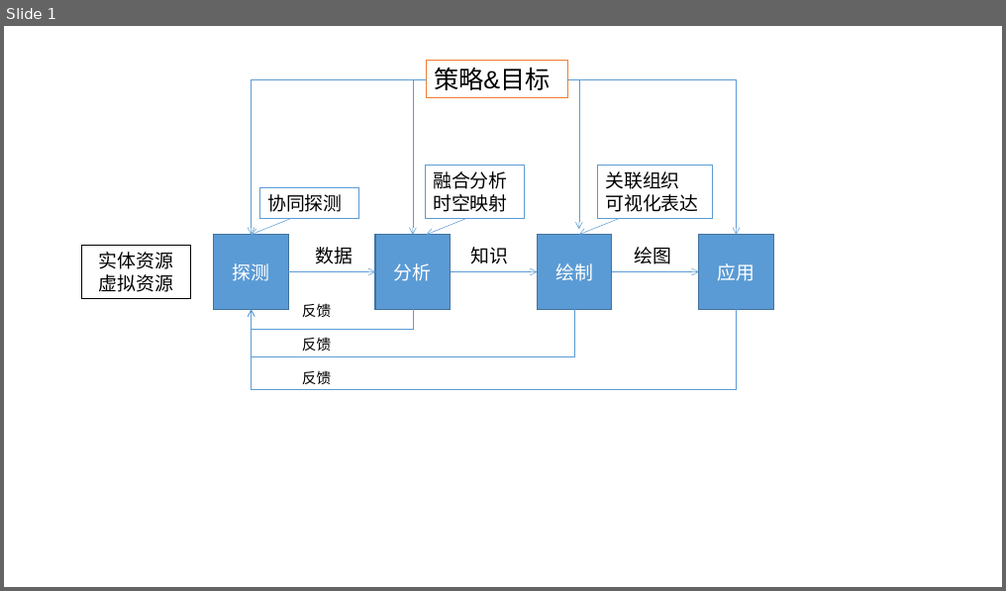
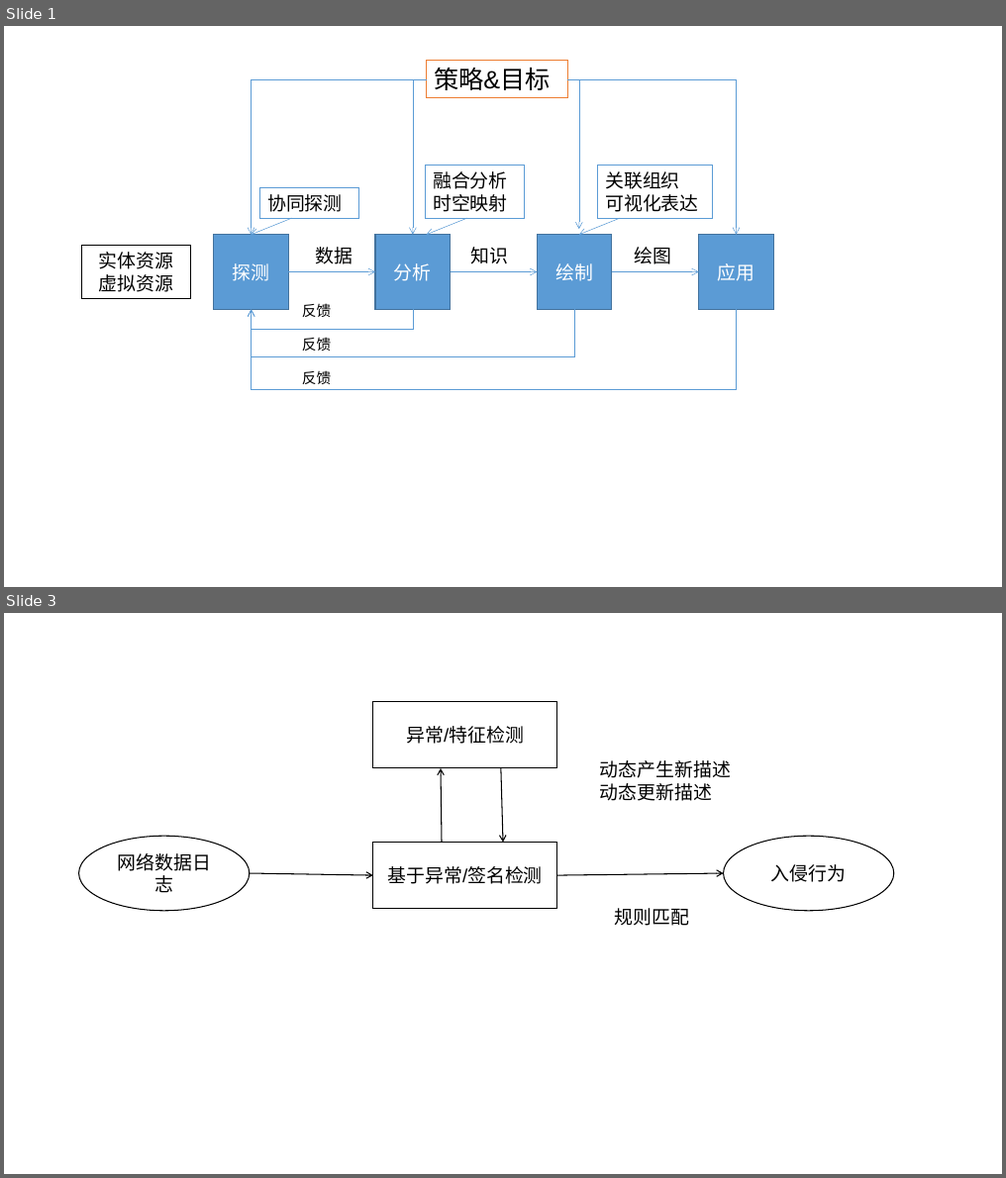
Before and after one commit to KATEhuang920909/AttackAndDefense, a slide deck: 反测绘/绘图相关.pptx. Shown one above the other, each under a label of ours: slide 1 before the commit, slides 1 and 3 after it; the slides between them are not shown. The pictures are 1006x591 and 1006x1178 pixels, drawn with LibreOffice and Linux fonts; fonts in the diff are those of the drawing. Boxes give left, top, right and bottom in pixels: in the first picture for what was removed or moved away, otherwise in the second. Text is boxed around its words. In the diff, an @@ line names an element or a change of style, - is before the commit and + after.

```diff
--- a/反测绘/绘图相关.pptx
+++ b/反测绘/绘图相关.pptx
@@ slide 3 added at (4, 613, 1002, 1174), background #FFFFFF @@
@@ rectangle added at (373, 702, 557, 768), fill #FFFFFF, outline #000000 1 pt, 18 pt, text #000000 @@
+异常/特征检测
@@ text added at (600, 761, 731, 801), 18 pt, text #000000 @@
+动态产生新描述
+动态更新描述
@@ arrow added from (442, 842) to (441, 768), #000000 1 pt @@
@@ arrow added from (501, 768) to (503, 842), #000000 1 pt @@
@@ ellipse added at (79, 836, 250, 911), fill #FFFFFF, outline #000000 1 pt, 18 pt, text #000000 @@
+网络数据日志
@@ rectangle added at (373, 842, 557, 909), fill #FFFFFF, outline #000000 1 pt, 18 pt, text #000000 @@
+基于异常/签名检测
@@ ellipse added at (724, 836, 894, 911), fill #FFFFFF, outline #000000 1 pt, 18 pt, text #000000 @@
+入侵行为
@@ arrow added from (250, 873) to (373, 875), #000000 1 pt @@
@@ arrow added from (557, 875) to (724, 873), #000000 1 pt @@
@@ text added at (614, 908, 689, 926), 18 pt, text #000000 @@
+规则匹配
```
Also in this commit, not shown: 1 other slide added, 2 other files.
